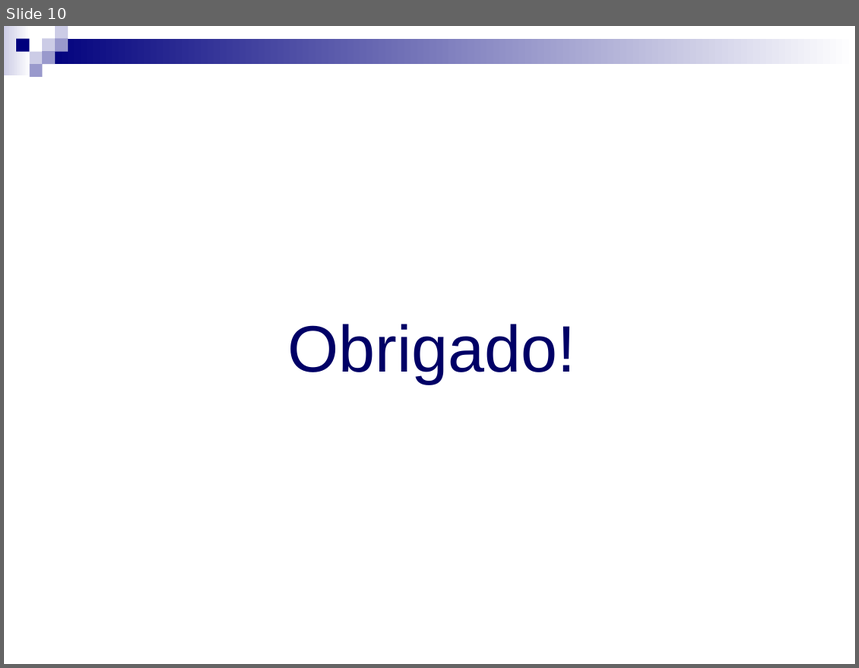
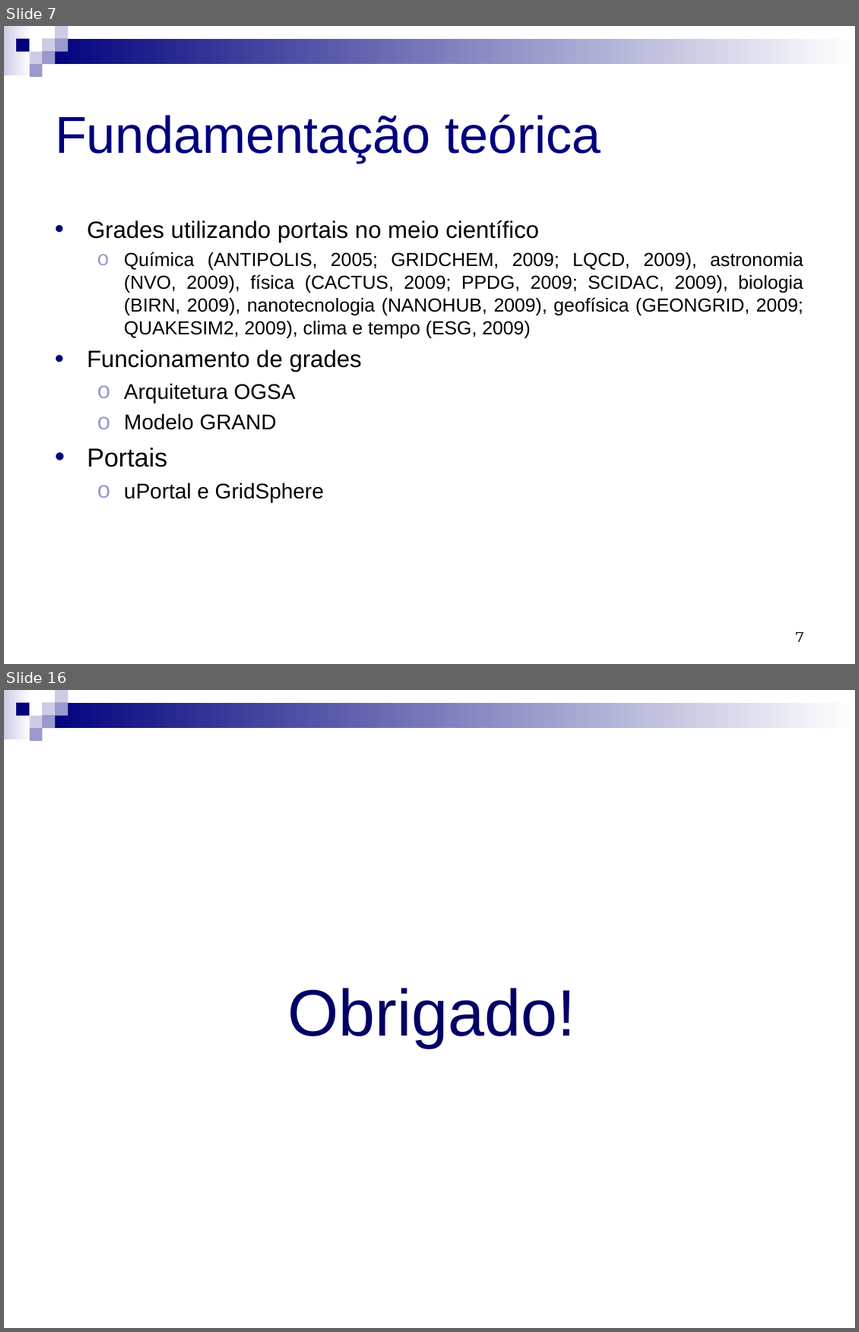
Before and after one commit to micheldavid/tcc-michel, a slide deck: Defesa/Michel David da Costa - Defesa - Apresentação.ppt. Shown one above the other, each under a label of ours: slide 10 before the commit, slides 7 and 16 after it; the slides between them are not shown. The pictures are 859x668 and 859x1332 pixels, drawn with LibreOffice and Linux fonts; fonts in the diff are those of the drawing. Boxes give left, top, right and bottom in pixels: in the first picture for what was removed or moved away, otherwise in the second. Text is boxed around its words. In the diff, an @@ line names an element or a change of style, - is before the commit and + after.

```diff
--- a/Defesa/Michel David da Costa - Defesa - Apresentação.ppt
+++ b/Defesa/Michel David da Costa - Defesa - Apresentação.ppt
@@ slide 7 added at (4,26,855,664), background #FFFFFF; not listed: 9 template elements that a slide beside it also shows @@
@@ title added at (55,114,601,162), 44 pt, text #00007D @@
+Fundamentação teórica
@@ text added at (87,221,804,503), 16 pt, text #000000 @@
+• Grades utilizando portais no meio científico
+  ο Química (ANTIPOLIS, 2005; GRIDCHEM, 2009; LQCD, 2009), astronomia (NVO, 2009), física (CACTUS, 2009; PPDG, 2009; SCIDAC, 2009), biologia (BIRN, 2009), nanotecnologia (NANOHUB, 2009), geofísica (GEONGRID, 2009; QUAKESIM2, 2009), clima e tempo (ESG, 2009)
+• Funcionamento de grades
+  ο Arquitetura OGSA
+  ο Modelo GRAND
+• Portais
+  ο uPortal e GridSphere
@@ page number added at (796,632,804,642), 12 pt, text #000000 @@
+7
@@ what was slide 10 is now slide 16 @@
```
Also in this commit, not shown: 4 slides changed, 16 other slides added, 7 slides removed, 1 other file.
